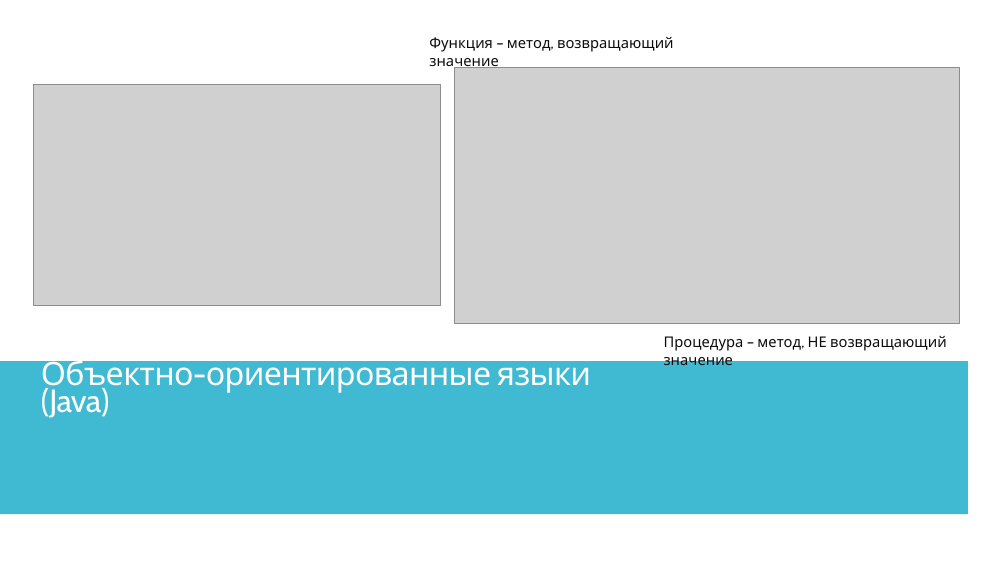
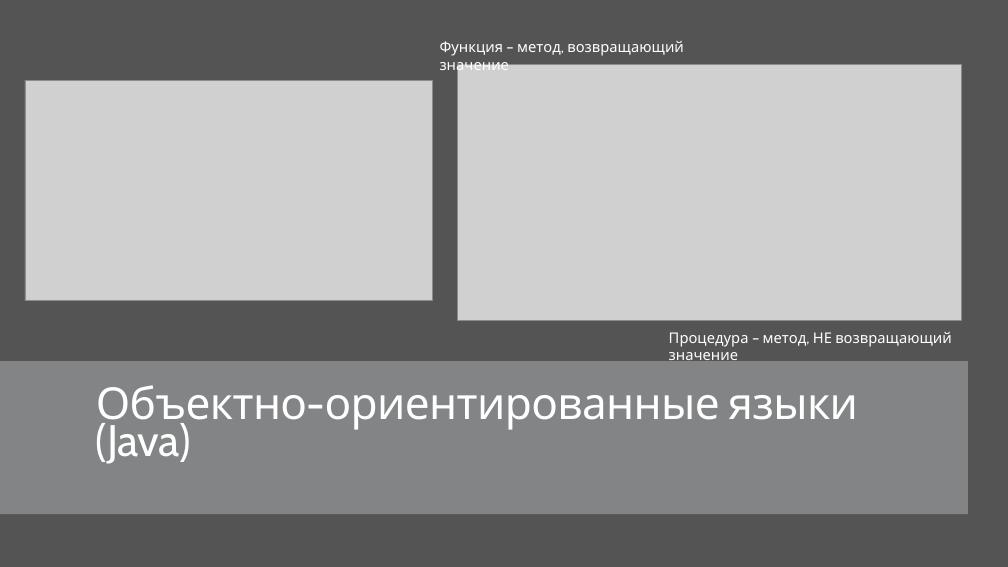
Before and after one commit to IriEfremova/LessonsCube, a slide deck: slide 3 of Samsung/Lesson8/ArraysPracticum.pptx. Drawn at 1008x567 pixels with LibreOffice and Linux fonts; fonts in the diff are those of the drawing; grey boxes stand for pictures. Boxes give left, top, right and bottom in pixels: in the first picture for what was removed or moved away, otherwise in the second. Text is boxed around its words. In the diff, an @@ line names an element or a change of style, - is before the commit and + after.

```diff
--- a/Samsung/Lesson8/ArraysPracticum.pptx
+++ b/Samsung/Lesson8/ArraysPracticum.pptx
@@ background #FFFFFF to #545454 @@
@@ rectangle at <box>0,0,1008,567</box>: fill #FFFFFF to #545454 @@
@@ text "Функция – метод, возвращающий значение" at <box>440,41,684,74</box>: text colour #0D0D0D to #FFFFFF @@
@@ text "Функция – метод, возвращающий значение": place and size @@
-text "Функция – метод, возвращающий значение" at <box>429,37,674,71</box>
+text "Функция – метод, возвращающий значение" at <box>440,41,684,74</box>
@@ picture: place and size @@
-picture at <box>33,85,441,306</box>
+picture at <box>25,80,433,301</box>
@@ text "Процедура – метод, НЕ возвращающий ..." at <box>669,332,952,365</box>: text colour #0D0D0D to #FFFFFF @@
@@ rectangle at <box>0,361,968,515</box>: fill #40BAD2 to #878A8B at 90% opacity @@
@@ text "Объектно-ориентированные языки (Java)": place and size @@
-text "Объектно-ориентированные языки (Java)" at <box>41,355,591,418</box>
+text "Объектно-ориентированные языки (Java)" at <box>96,385,858,464</box>
@@ text "Объектно-ориентированные языки (Java)" at <box>96,385,858,464</box>: size 30.6 to 42 pt @@
```
Also in this commit, not shown: 4 other slides changed, 2 slides added, 31 other files.
